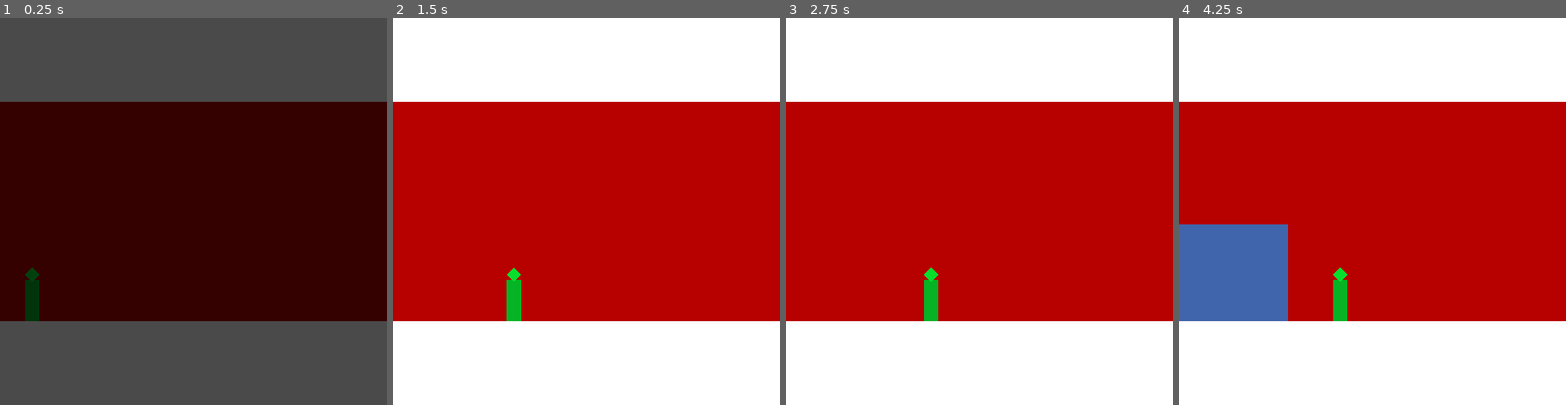
Above: before the commit, frames 1-4 (left to right).
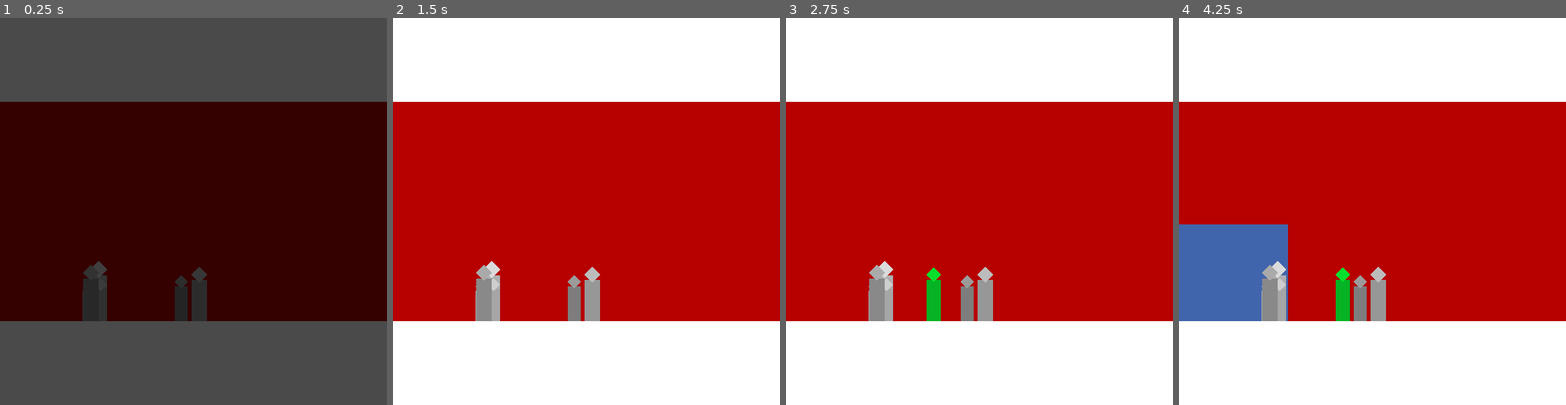
Above: after the commit, the same moments.

Repository: Eptwalabha/rectangles-jam
Game: Godot game, scene res://levels/level_enter_train.tscn
The game is run twice, just before and just after one commit, with the same random seed, the same clock (stepped at 60 frames per second) and the same inputs.
Inputs (mouse positions are in pixels of both pictures, inside the frame that each line leads up to):
- Up to frame 1 (0.25 s): no input
- Up to frame 2 (1.5 s): move the mouse to (741, 277) at 0.52 s; press the mouse at (741, 277) at 0.53 s; hold Right (move_right) 0.53-1.28 s; move the mouse to (509, 230) at 1.27 s; release the mouse at (509, 230) at 1.28 s; hold Left (move_left) from 1.28 s (still down); click (509, 230) at 1.35 s
- Up to frame 3 (2.75 s): move the mouse to (1018, 126) at 2.02 s; release Left (move_left) at 2.03 s; press the mouse at (1018, 126) at 2.03 s; hold Right (move_right) from 2.03 s (still down)
- Up to frame 4 (4.25 s): move the mouse to (1353, 288) at 2.77 s; release the mouse at (1353, 288) at 2.78 s; click (1353, 288) at 2.85 s; move the mouse to (1488, 269) at 3.52 s; release Right (move_right) at 3.53 s; press the mouse at (1488, 269) at 3.53 s; hold Left (move_left) from 3.53 s (still down)

The runs differ from the first frame. In frame 1, 2.2% of the frame differs, in the area x 6-54%, y 62-79%; in frame 2, 2.2%, in the area x 21-54%, y 62-79%; in frame 3, 1.9%; in frame 4, 1.9%.

Commit message:
add npc + intro/outro

Diff:
--- a/levels/Level.gd
+++ b/levels/Level.gd
@@ -4,7 +4,13 @@
 @onready var fade: Fade = $Fade
 @onready var camera: Camera2D = $Camera
 
+@export_file("*.tscn") var next_level : String = ""
+
+var is_level_over : bool = false
+
 func _ready() -> void:
+	randomize()
+	is_level_over = false
 	fade.visible = true
 	fade_in()
 
@@ -15,10 +21,15 @@
 	pass
 
 func fade_out_over() -> void:
-	pass
+	if is_level_over:
+		get_tree().change_scene_to_file(next_level)
 
 func _on_fade_fade_in_ended() -> void:
 	fade_in_over()
 
 func _on_fade_fade_out_ended() -> void:
 	fade_out_over()
+
+func go_to_next_level() -> void:
+	is_level_over = true
+	fade.fade_out()
--- a/levels/level_enter_train.gd
+++ b/levels/level_enter_train.gd
@@ -5,35 +5,51 @@
 @onready var anim: AnimationPlayer = $AnimationPlayer
 @onready var player: Player = $Scene/ParallaxBackground/Station/Player
 @onready var mouse_interact: Area2D = $Scene/ParallaxBackground/Train/MouseInteract
+@onready var npc_1: Node2D = $Scene/ParallaxBackground/Station/npc1
+@onready var npc_2: Node2D = $Scene/ParallaxBackground/Foreground/npc2
 
-const LEFT : float = 50.0
-const RIGHT : float = 1150.0
+var NPC = preload("res://scene/characters/npc.tscn")
+
+const LEFT : int = 50.0
+const RIGHT : int = 1150.0
 
 var player_on_door : bool = false
 var last_door : int = 0
 
 func _ready() -> void:
 	super._ready()
+	player.moving = false
+	init_level()
+
+func init_level() -> void:
+	for i in range(5):
+		var npc : NPC = NPC.instantiate()
+		npc.randomize()
+		npc_1.add_child(npc)
+		npc.global_position.x = LEFT + randi() % (RIGHT - LEFT)
+	for i in range(5):
+		var npc : NPC = NPC.instantiate()
+		npc.randomize()
+		npc_2.add_child(npc)
+		npc.global_position.x = LEFT + randi() % (RIGHT - LEFT)
 
 func fade_in_over() -> void:
+	anim.play("player intro")
 	$Timer.start()
 
 func _on_timer_timeout() -> void:
 	last_door += randi() % 2 + 1
 	last_door %= 3
 	mouse_interact.position.x = 540 + (last_door - 1) * 350
-	print("restart ", last_door - 1)
 	anim.play("train")
 
 func _process(delta: float) -> void:
+	if not player.moving:
+		return
 	player.position.x = min(RIGHT, max(LEFT, player.position.x))
 	camera.position.x = player.position.x
 	if Input.is_action_just_pressed("action") and _player_can_interact():
-		print("push")
-
-func _on_area_2d_input_event(viewport: Node, event: InputEvent, shape_idx: int) -> void:
-	if event.is_action_pressed("action") and _player_can_interact():
-		print("push")
+		go_to_next_level()
 
 func _player_can_interact() -> bool:
 	return train.interactible and player_on_door
--- a/levels/level_enter_train.tscn
+++ b/levels/level_enter_train.tscn
@@ -1,9 +1,9 @@
-[gd_scene load_steps=10 format=3 uid="uid://c6ynh7x5tp3l"]
+[gd_scene load_steps=11 format=3 uid="uid://chwmeiaaojf3p"]
 
 [ext_resource type="PackedScene" uid="uid://6jk4mjlkjis2" path="res://levels/Level.tscn" id="1_er2pw"]
 [ext_resource type="Script" path="res://levels/level_enter_train.gd" id="2_84nus"]
 [ext_resource type="PackedScene" uid="uid://ckp3hw4btpj7n" path="res://scene/cube.tscn" id="2_ipbdx"]
-[ext_resource type="PackedScene" uid="uid://c0dm3th02w36g" path="res://levels/train.tscn" id="2_wr1vf"]
+[ext_resource type="PackedScene" uid="uid://c0dm3th02w36g" path="res://scene/train/train.tscn" id="2_wr1vf"]
 [ext_resource type="PackedScene" uid="uid://d36fvxaod3hll" path="res://scene/characters/player.tscn" id="4_jvvrs"]
 
 [sub_resource type="RectangleShape2D" id="RectangleShape2D_d8i5f"]
@@ -21,6 +21,30 @@
 "handle_modes": PackedInt32Array(0),
 "points": PackedFloat32Array(-600, -0.25, 0, 0.25, 0),
 "times": PackedFloat32Array(0)
+}
+tracks/1/type = "value"
+tracks/1/imported = false
+tracks/1/enabled = true
+tracks/1/path = NodePath("Scene/ParallaxBackground/Station/Player:position")
+tracks/1/interp = 1
+tracks/1/loop_wrap = true
+tracks/1/keys = {
+"times": PackedFloat32Array(0),
+"transitions": PackedFloat32Array(1),
+"update": 0,
+"values": [Vector2(0, 470)]
+}
+tracks/2/type = "value"
+tracks/2/imported = false
+tracks/2/enabled = true
+tracks/2/path = NodePath("Scene/ParallaxBackground/Station/Player:visible")
+tracks/2/interp = 1
+tracks/2/loop_wrap = true
+tracks/2/keys = {
+"times": PackedFloat32Array(0),
+"transitions": PackedFloat32Array(1),
+"update": 1,
+"values": [false]
 }
 
 [sub_resource type="Animation" id="Animation_650gr"]
@@ -69,14 +93,56 @@
 "times": PackedFloat32Array(0, 2, 8, 10)
 }
 
+[sub_resource type="Animation" id="Animation_hj7w3"]
+resource_name = "player intro"
+length = 2.0
+tracks/0/type = "value"
+tracks/0/imported = false
+tracks/0/enabled = true
+tracks/0/path = NodePath("Scene/ParallaxBackground/Station/Player:position")
+tracks/0/interp = 1
+tracks/0/loop_wrap = true
+tracks/0/keys = {
+"times": PackedFloat32Array(0, 2),
+"transitions": PackedFloat32Array(1, 1),
+"update": 0,
+"values": [Vector2(-250, 470), Vector2(250, 470)]
+}
+tracks/1/type = "value"
+tracks/1/imported = false
+tracks/1/enabled = true
+tracks/1/path = NodePath("Scene/ParallaxBackground/Station/Player:moving")
+tracks/1/interp = 1
+tracks/1/loop_wrap = true
+tracks/1/keys = {
+"times": PackedFloat32Array(2),
+"transitions": PackedFloat32Array(1),
+"update": 1,
+"values": [true]
+}
+tracks/2/type = "value"
+tracks/2/imported = false
+tracks/2/enabled = true
+tracks/2/path = NodePath("Scene/ParallaxBackground/Station/Player:visible")
+tracks/2/interp = 1
+tracks/2/loop_wrap = true
+tracks/2/keys = {
+"times": PackedFloat32Array(0, 0.5),
+"transitions": PackedFloat32Array(1, 1),
+"update": 1,
+"values": [false, true]
+}
+
 [sub_resource type="AnimationLibrary" id="AnimationLibrary_qpqio"]
 _data = {
 "RESET": SubResource("Animation_3a4kv"),
+"player intro": SubResource("Animation_hj7w3"),
 "train": SubResource("Animation_650gr")
 }
 
 [node name="LevelEnterTrain" instance=ExtResource("1_er2pw")]
 script = ExtResource("2_84nus")
+next_level = "res://levels/level_enter_train.tscn"
 
 [node name="Camera" parent="." index="0"]
 anchor_mode = 1
@@ -98,6 +164,7 @@
 
 [node name="Train" parent="Scene/ParallaxBackground/Train" index="1" instance=ExtResource("2_wr1vf")]
 position = Vector2(-600, 400)
+interactible = false
 
 [node name="MouseInteract" type="Area2D" parent="Scene/ParallaxBackground/Train" index="2"]
 position = Vector2(540, 400)
@@ -107,22 +174,30 @@
 
 [node name="Station" type="ParallaxLayer" parent="Scene/ParallaxBackground" index="2"]
 
-[node name="Player" parent="Scene/ParallaxBackground/Station" index="0" instance=ExtResource("4_jvvrs")]
+[node name="npc1" type="Node2D" parent="Scene/ParallaxBackground/Station" index="0"]
+position = Vector2(0, 475)
+
+[node name="Player" parent="Scene/ParallaxBackground/Station" index="1" instance=ExtResource("4_jvvrs")]
+visible = false
 modulate = Color(0.027451, 1, 0.2, 1)
 position = Vector2(0, 470)
 color = Color(0.027451, 1, 0.2, 1)
+moving = true
 
 [node name="Foreground" type="ParallaxLayer" parent="Scene/ParallaxBackground" index="3"]
-motion_scale = Vector2(0, 0)
-
-[node name="Ground" parent="Scene/ParallaxBackground/Foreground" index="0" instance=ExtResource("2_ipbdx")]
-position = Vector2(300, 550)
-scale = Vector2(20, 5)
+motion_scale = Vector2(1.1, 1.1)
+
+[node name="npc2" type="Node2D" parent="Scene/ParallaxBackground/Foreground" index="0"]
+position = Vector2(0, 475)
+
+[node name="Ground" parent="Scene/ParallaxBackground/Foreground" index="1" instance=ExtResource("2_ipbdx")]
+position = Vector2(700, 550)
+scale = Vector2(60, 5)
 metadata/_edit_lock_ = true
 
-[node name="Ceiling" parent="Scene/ParallaxBackground/Foreground" index="1" instance=ExtResource("2_ipbdx")]
-position = Vector2(300, 50)
-scale = Vector2(20, 5)
+[node name="Ceiling" parent="Scene/ParallaxBackground/Foreground" index="2" instance=ExtResource("2_ipbdx")]
+position = Vector2(600, 50)
+scale = Vector2(60, 5)
 metadata/_edit_lock_ = true
 
 [node name="Timer" type="Timer" parent="." index="4"]
--- a/project.godot
+++ b/project.godot
@@ -19,6 +19,7 @@
 
 window/size/viewport_width=600
 window/size/viewport_height=600
+window/stretch/mode="viewport"
 
 [input]
 
--- a/scene/characters/character.gd
+++ b/scene/characters/character.gd
@@ -16,6 +16,11 @@
 	modulate = p_color
 	color = p_color
 
+func randomize() -> void:
+	size = 0.8 + randf() * .4
+	modulate.v = .5 + randf() * .5
+	speed = 0.6 + randf() * .6
+
 func _process(delta: float) -> void:
 	if moving:
 		position.x += speed * delta
--- a/scene/characters/character.tscn
+++ b/scene/characters/character.tscn
@@ -1,4 +1,4 @@
-[gd_scene load_steps=5 format=3]
+[gd_scene load_steps=5 format=3 uid="uid://bweimn7xy5ccn"]
 
 [ext_resource type="Script" path="res://scene/characters/character.gd" id="1_eeulc"]
 [ext_resource type="PackedScene" uid="uid://ckp3hw4btpj7n" path="res://scene/cube.tscn" id="1_ibpys"]
@@ -35,8 +35,6 @@
 
 [node name="Character" type="Node2D"]
 script = ExtResource("1_eeulc")
-moving = null
-speed = null
 
 [node name="Pivot" type="Node2D" parent="."]
 
--- /dev/null
+++ b/scene/characters/npc.gd
@@ -0,0 +1,18 @@
+class_name NPC
+extends Character
+
+signal target_reached
+
+@onready var target: Marker2D = $Node/Target
+
+func set_target(target_position: Vector2i) -> void:
+	target.position = target_position
+	moving = true
+
+func _process(delta: float) -> void:
+	if moving and is_target_reached():
+		moving = false
+		emit_signal("target_reached")
+
+func is_target_reached() -> bool:
+	return abs(target.position.x - global_position.x) <= 5
--- /dev/null
+++ b/scene/characters/npc.tscn
@@ -0,0 +1,11 @@
+[gd_scene load_steps=3 format=3 uid="uid://c6h4v8xup5uv1"]
+
+[ext_resource type="PackedScene" uid="uid://bweimn7xy5ccn" path="res://scene/characters/character.tscn" id="1_1xdat"]
+[ext_resource type="Script" path="res://scene/characters/npc.gd" id="2_nf5t3"]
+
+[node name="NPC" instance=ExtResource("1_1xdat")]
+script = ExtResource("2_nf5t3")
+
+[node name="Node" type="Node" parent="." index="2"]
+
+[node name="Target" type="Marker2D" parent="Node" index="0"]
--- a/scene/characters/player.gd
+++ b/scene/characters/player.gd
@@ -5,6 +5,8 @@
 	moving = false
 
 func _process(delta: float) -> void:
+	if not moving:
+		pass
 	if Input.is_action_pressed("move_left"):
 		position.x -= speed * delta
 	if Input.is_action_pressed("move_right"):
--- a/scene/characters/player.tscn
+++ b/scene/characters/player.tscn
@@ -1,15 +1,13 @@
 [gd_scene load_steps=4 format=3 uid="uid://d36fvxaod3hll"]
 
-[ext_resource type="PackedScene" path="res://scene/characters/character.tscn" id="1_iauog"]
+[ext_resource type="PackedScene" uid="uid://bweimn7xy5ccn" path="res://scene/characters/character.tscn" id="1_iauog"]
 [ext_resource type="Script" path="res://scene/characters/player.gd" id="2_girx6"]
 
 [sub_resource type="RectangleShape2D" id="RectangleShape2D_8lfgr"]
-size = Vector2(24, 81)
+size = Vector2(22, 83)
 
 [node name="Player" instance=ExtResource("1_iauog")]
 script = ExtResource("2_girx6")
-moving = false
-speed = 250.0
 
 [node name="Area2D" type="Area2D" parent="." index="2"]
 position = Vector2(0, -32)
--- a/levels/train.tscn
+++ b/scene/train/train.tscn
@@ -1,7 +1,7 @@
 [gd_scene load_steps=7 format=3 uid="uid://c0dm3th02w36g"]
 
-[ext_resource type="Script" path="res://levels/train.gd" id="1_3vrx6"]
 [ext_resource type="PackedScene" uid="uid://ckp3hw4btpj7n" path="res://scene/cube.tscn" id="1_ppy64"]
+[ext_resource type="Script" path="res://scene/train/train.gd" id="1_y5lnw"]
 
 [sub_resource type="Animation" id="Animation_ctsbr"]
 length = 0.001
@@ -152,7 +152,7 @@
 }
 
 [node name="Train" type="Node2D"]
-script = ExtResource("1_3vrx6")
+script = ExtResource("1_y5lnw")
 interactible = true
 
 [node name="Body" parent="." instance=ExtResource("1_ppy64")]
Renamed: levels/train.gd -> scene/train/train.gd
